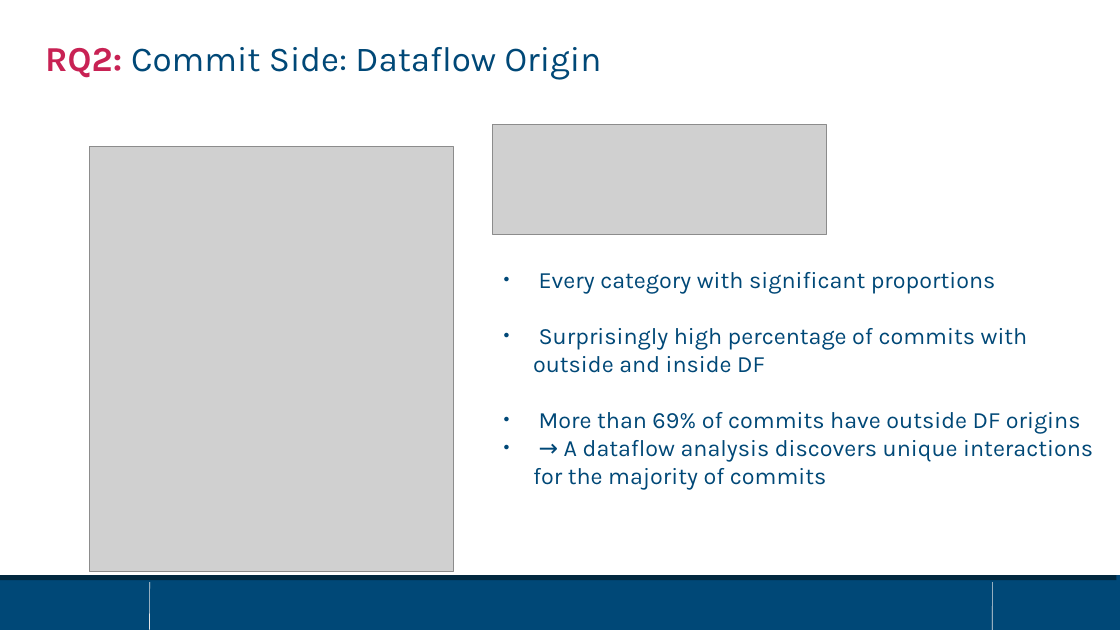
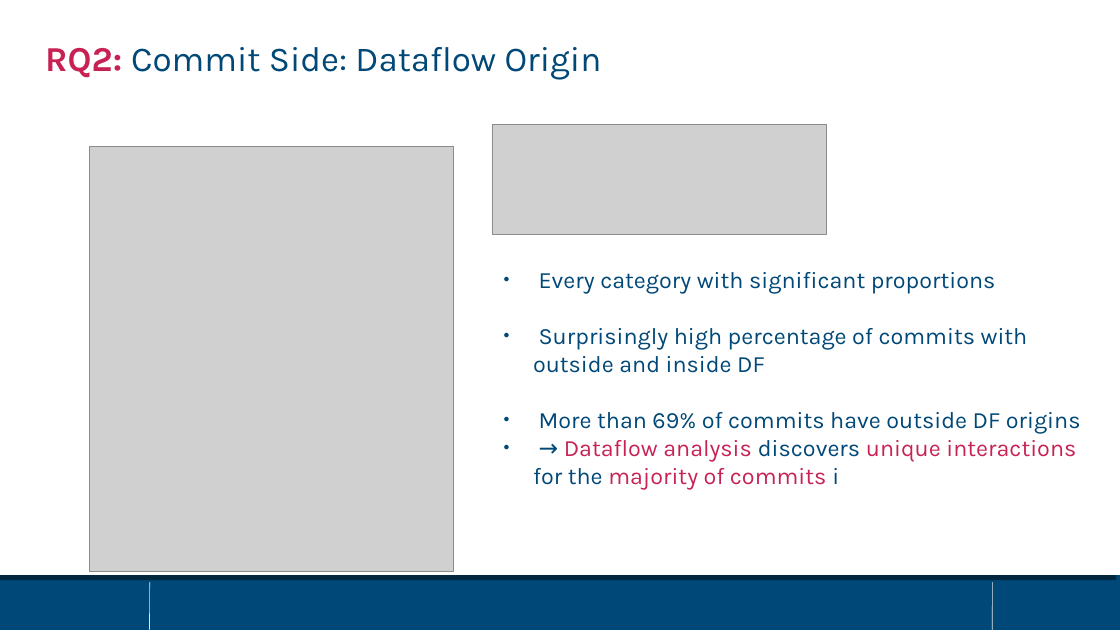
Before and after one commit to sisteu56/bachelor, a slide deck: slide 13 of pres/bachelor_thesis_pres.odp. Drawn at 1120x630 pixels with LibreOffice and Linux fonts; fonts in the diff are those of the drawing; grey boxes stand for pictures. Boxes give left, top, right and bottom in pixels: in the first picture for what was removed or moved away, otherwise in the second. Text is boxed around its words. In the diff, an @@ line names an element or a change of style, - is before the commit and + after.

```diff
--- a/pres/bachelor_thesis_pres.odp
+++ b/pres/bachelor_thesis_pres.odp
@@ text at <box>533,440,1076,489</box>: text changed; text colour #004877 to #C82254 @@
-● → A dataflow analysis discovers unique interactions for the majority of commits
+● → Dataflow analysis discovers unique interactions for the majority of commits i
```
Also in this commit, not shown: 19 other slides changed.
